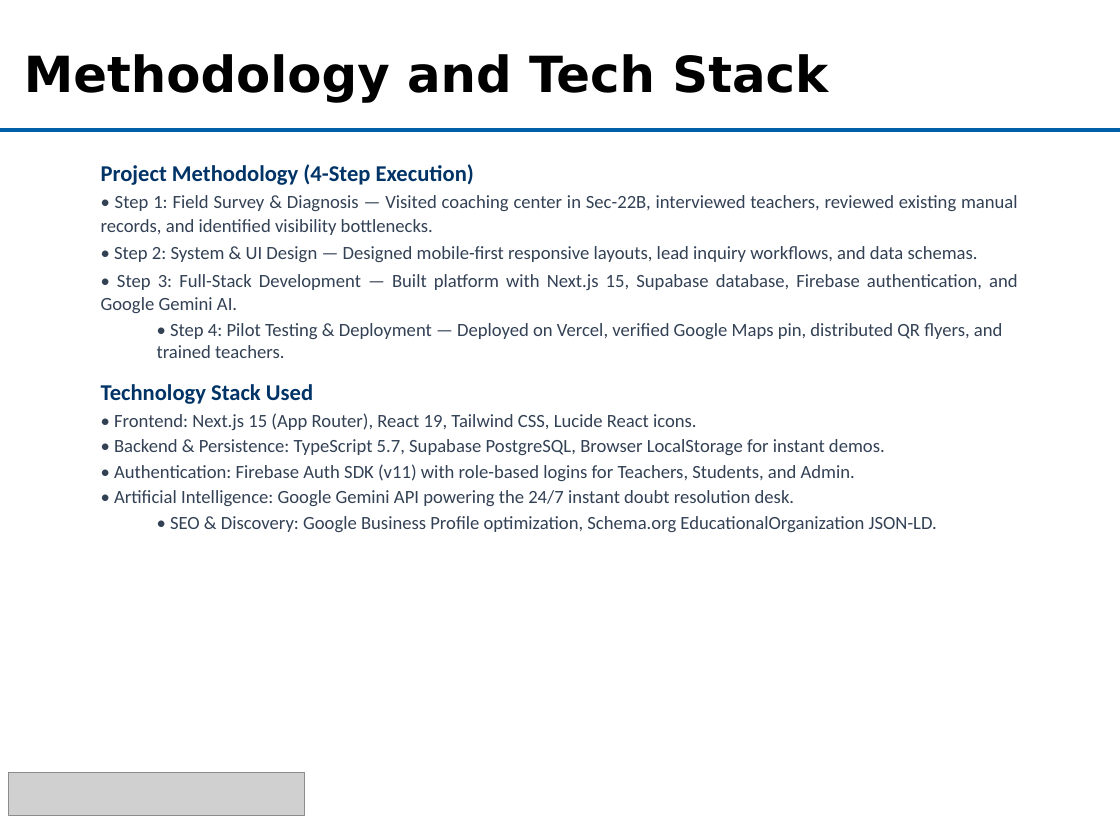
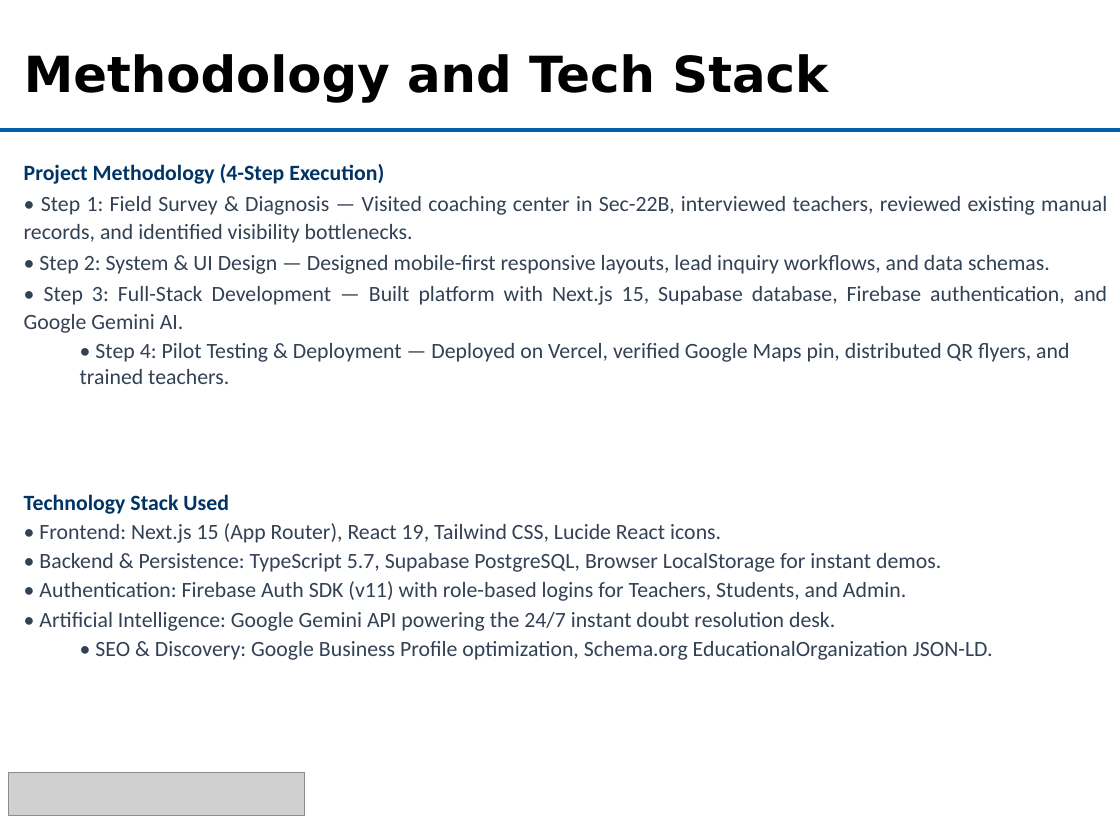
Before and after one commit to bhavyaanand2101-coder/Community_Service_2026, a slide deck: slide 6 of Community_Service_Presentation.pptx. Drawn at 1120x840 pixels with LibreOffice and Linux fonts; fonts in the diff are those of the drawing; grey boxes stand for pictures; background and template pictures are left out. Boxes give left, top, right and bottom in pixels: in the first picture for what was removed or moved away, otherwise in the second. Text is boxed around its words. In the diff, an @@ line names an element or a change of style, - is before the commit and + after.

Commit message:
docs(presentation): update Community Service presentation deck with latest project assets and content

```diff
--- a/Community_Service_Presentation.pptx
+++ b/Community_Service_Presentation.pptx
@@ text "Project Methodology (4-Step Execution)": place and size @@
-text "Project Methodology (4-Step Execution)" at bbox=[101, 164, 1018, 532]
+text "Project Methodology (4-Step Execution)" at bbox=[24, 164, 1107, 660]
@@ text "Project Methodology (4-Step Execution)" at bbox=[24, 164, 1107, 660]: size 14.5 to 14 pt in "Project Methodology (4-Step Execution)", "Technology Stack Used"; size 12 to 14 pt @@
```
Also in this commit, not shown: 10 other slides changed.
